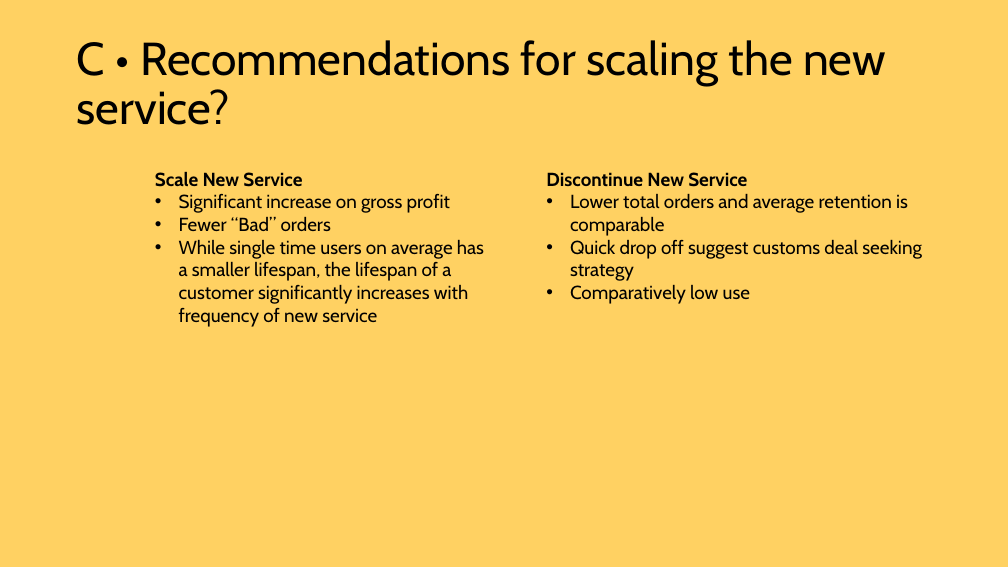
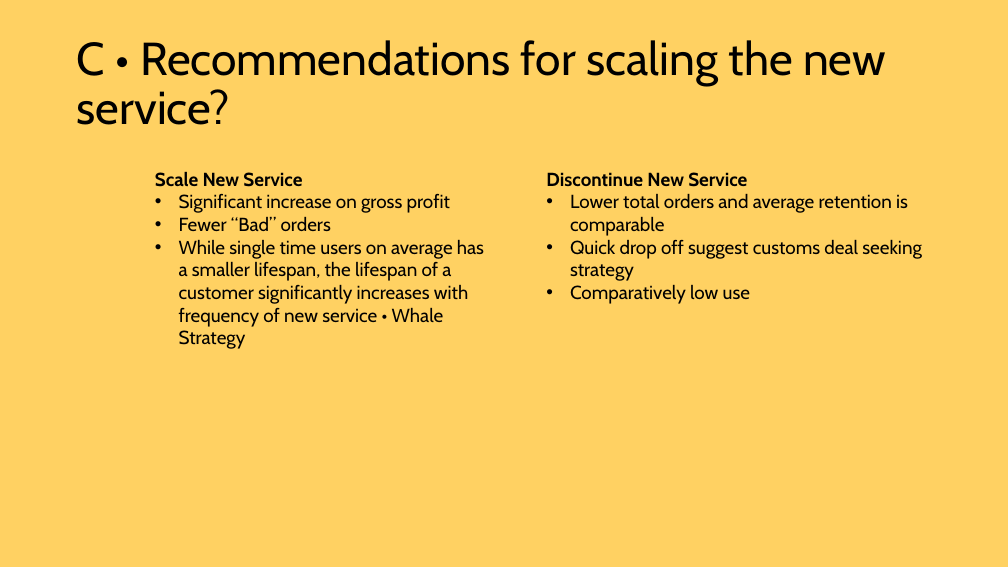
Before and after one commit to SuneHansenn/JustEatCase, a slide deck: slide 5 of case_presentation.pptx. Drawn at 1008x567 pixels with LibreOffice and Linux fonts; fonts in the diff are those of the drawing. Boxes give left, top, right and bottom in pixels: in the first picture for what was removed or moved away, otherwise in the second. Text is boxed around its words. In the diff, an @@ line names an element or a change of style, - is before the commit and + after.

Commit message:
Minor updates

```diff
--- a/case_presentation.pptx
+++ b/case_presentation.pptx
@@ text at (179,239,484,349): text changed @@
-• While single time users on average has a smaller lifespan, the lifespan of a customer significantly increases with frequency of new service
+• While single time users on average has a smaller lifespan, the lifespan of a customer significantly increases with frequency of new service • Whale Strategy
```
Also in this commit, not shown: 2 other slides changed.
